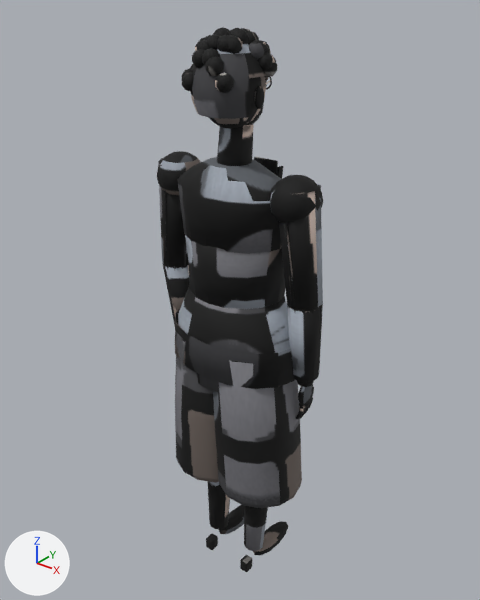
The glTF model assets/models/kedr/human_ep_clerk2.glb as it was, and as the next commit left it.
Rendered twice from a camera (50 mm lens) standing at (1.129, -1.387, 1.876) and looking at (-0.031, 0.063, 0.977). Every picture has the same lights, and +X, +Y and +Z are marked at lower left. The older version comes first. Vertices at exactly the same position are counted once.

Objects in the first picture: 'human_ep_clerk2'.
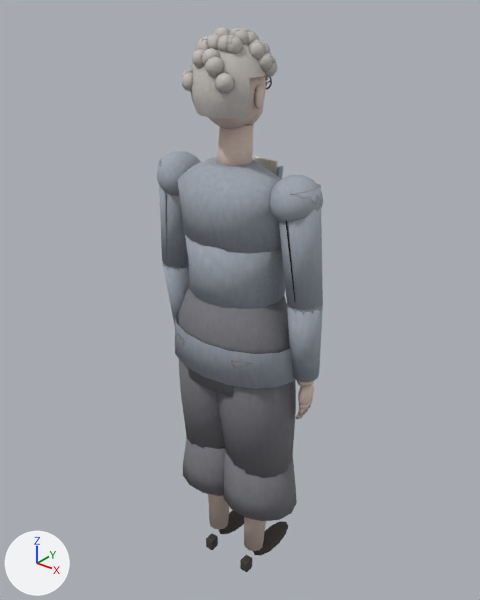
Where the change shows, as pixel boxes (x1, y1, x2, y2) in the pictures (480 x 600 px):
part 1 of me_pelvis, cut back: before (175, 333, 302, 508); after (177, 333, 297, 521)
part 2 of me_pelvis, surface changed (black to grey): (157, 27, 323, 572) in both

Patch to the scene script:
```diff
--- a/assets/models/kedr/human_ep_clerk2.glb.py
+++ b/assets/models/kedr/human_ep_clerk2.glb.py
@@ me_pelvis @@
 # used by ob_human_ep_clerk2; location = (0.0, 0.0, 0.0)
-me_pelvis.from_pydata(...)  # 5931 vertices, 11238 faces; spans x -0.29..0.29, y -0.15..0.2, z 0.0..1.77
+me_pelvis.from_pydata(...)  # 5987 vertices, 11342 faces; spans x -0.29..0.29, y -0.15..0.2, z 0.0..1.77
+# me_pelvis part 1
+# 34 vertices are removed from x -0.23..0.23, y -0.13..0.15, z 0.37..0.39
+# 114 faces are deleted
+# 3 vertices in x -0.22..-0.04, y -0.1..0.0, z 0.62 move by (0.01, 0.01, 0.04)
+# 3 vertices in x 0.04..0.22, y -0.1..0.0, z 0.62 move by (-0.01, 0.01, 0.04)
+# 42 vertices move from x -0.23..0.22, y -0.13..0.15, z 0.37..0.62 to x -0.23..0.19, y -0.11..0.12, z 0.3..0.66
+# 76 vertices are added at x -0.22..0.23, y -0.1..0.12, z 0.3..0.49
+# 8 new vertices lie (0.03, 0.04, 0.0) away from vertices in x -0.21..0.18, y -0.08..0.06, z 0.3..0.49
+# 6 new vertices lie (0.03, -0.04, 0.0) away from vertices in x -0.21..0.18, y -0.04..0.1, z 0.3..0.49
+# 218 new faces join them
+# me_pelvis part 2: 11075 kept faces spanning x -0.29..0.29, y -0.15..0.2, z 0.0..1.77 get new texture (UV) coordinates
 me_pelvis.materials.append(mat_human_ep_clerk2_baked)
```
